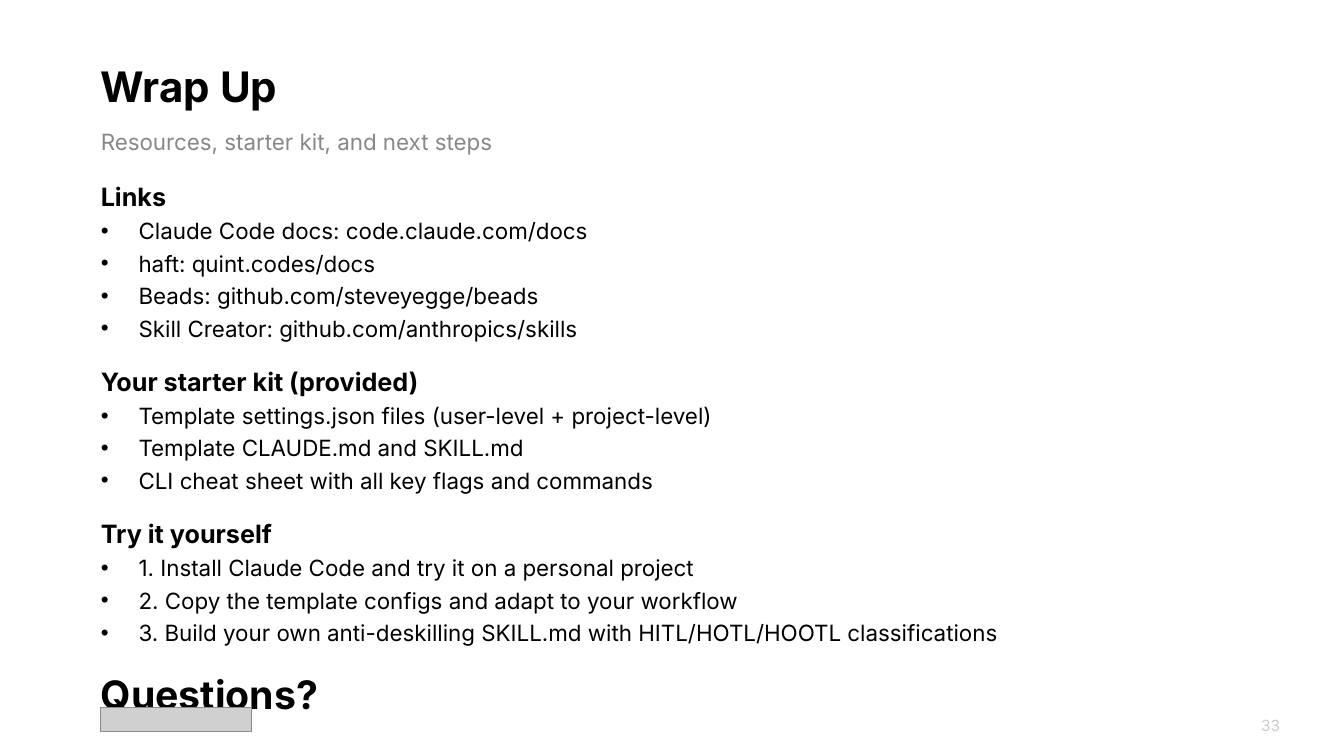
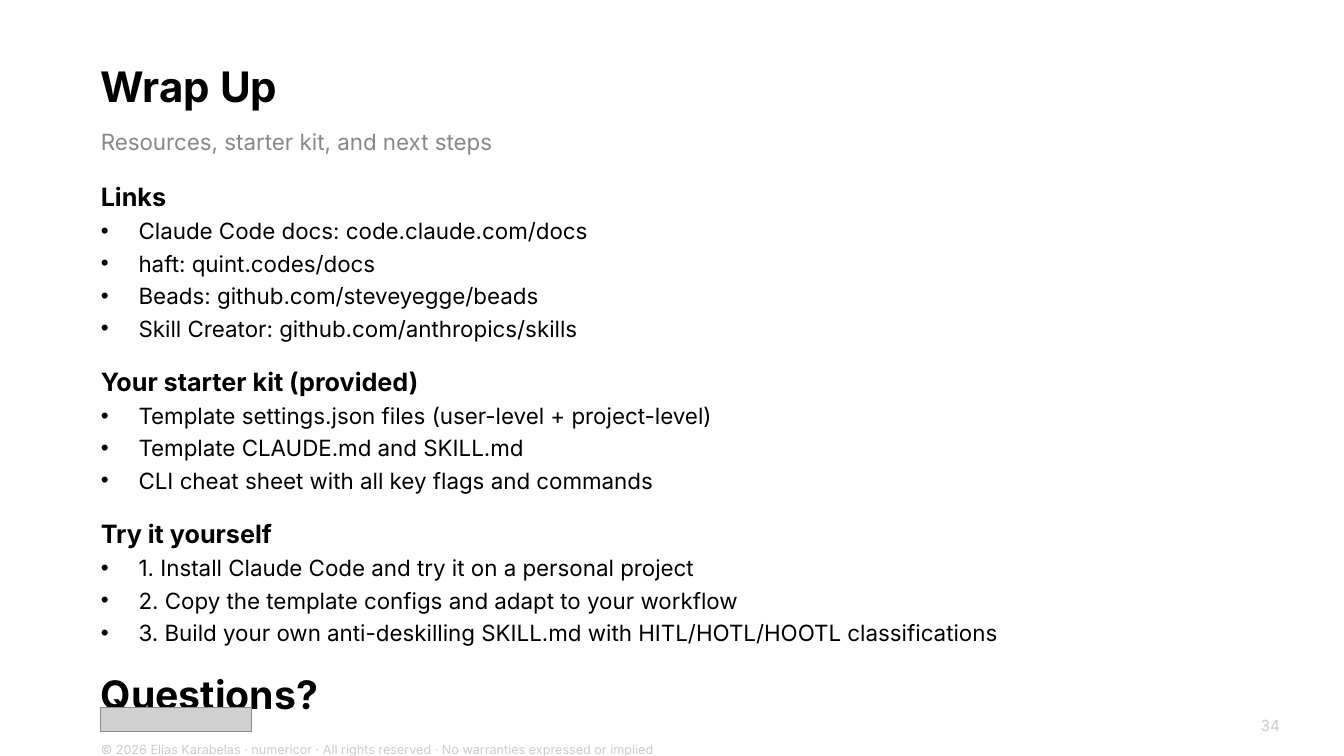
Before and after one commit to karabelaselias/claude-code-workshop-2026, a slide deck: slide 34 of claude-code-workshop.pptx (slide 33 before the commit). Drawn at 1344x756 pixels with LibreOffice and Linux fonts; fonts in the diff are those of the drawing; grey boxes stand for pictures. Boxes give left, top, right and bottom in pixels: in the first picture for what was removed or moved away, otherwise in the second. Text is boxed around its words. In the diff, an @@ line names an element or a change of style, - is before the commit and + after.

Commit message:
Add copyright, disclaimer, and license
- LICENSE: All Rights Reserved (proprietary)
- Presentation: disclaimer slide after title, copyright line on wrap-up
- README: disclaimer section + copyright notice

```diff
--- a/claude-code-workshop.pptx
+++ b/claude-code-workshop.pptx
@@ text at [116,745,653,756]: paragraph added @@
+© 2026 Elias Karabelas · numericor · All rights reserved · No warranties expressed or implied
@@ text at [1261,720,1280,731]: text changed @@
-33
+34
```
Also in this commit, not shown: 31 other slides changed, 1 slide added, 2 other files.
